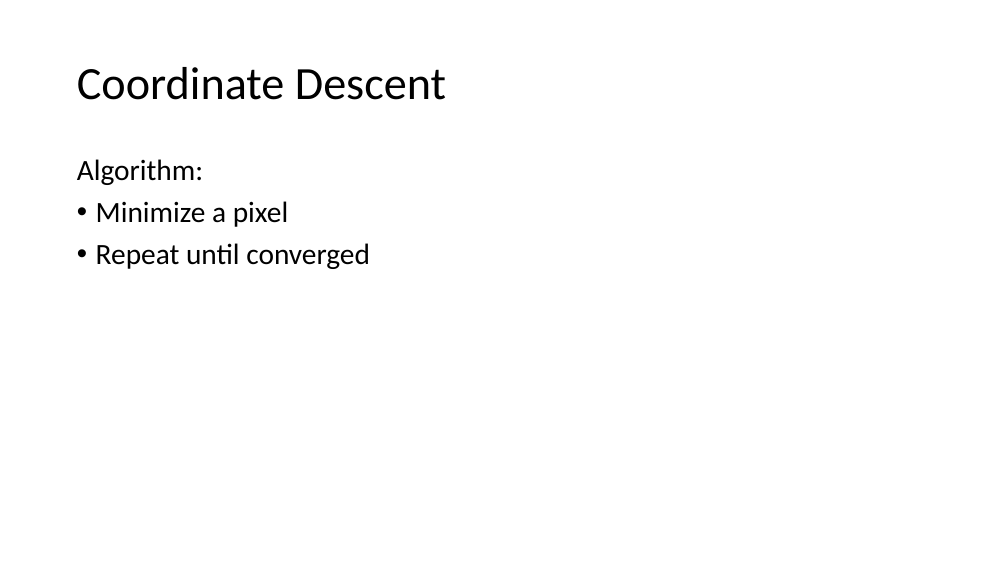
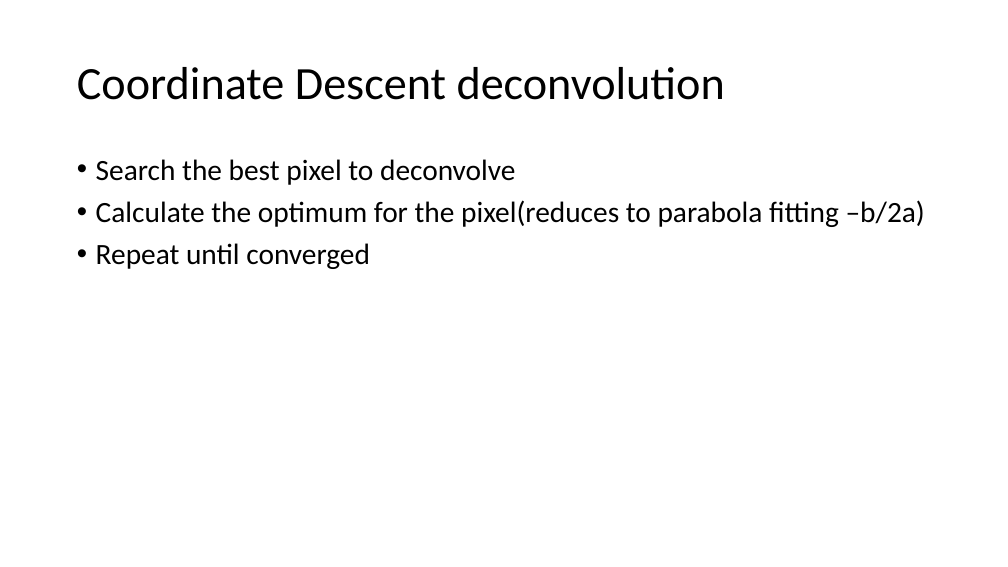
Before and after one commit to lord-blueberry/p9-doc, a slide deck: slide 9 of SKA-Days/pp.pptx (slide 10 before the commit). Drawn at 1008x567 pixels with LibreOffice and Linux fonts; fonts in the diff are those of the drawing. Boxes give left, top, right and bottom in pixels: in the first picture for what was removed or moved away, otherwise in the second. Text is boxed around its words. In the diff, an @@ line names an element or a change of style, - is before the commit and + after.

```diff
--- a/SKA-Days/pp.pptx
+++ b/SKA-Days/pp.pptx
@@ title at box(77, 67, 725, 100): text changed @@
-Coordinate Descent
+Coordinate Descent deconvolution
@@ text at box(96, 159, 925, 227): text changed @@
-Algorithm:
-• Minimize a pixel
+• Search the best pixel to deconvolve
+• Calculate the optimum for the pixel(reduces to parabola fitting –b/2a)
```
Also in this commit, not shown: 10 other slides changed, 5 slides added, 2 slides removed, 6 other files.
